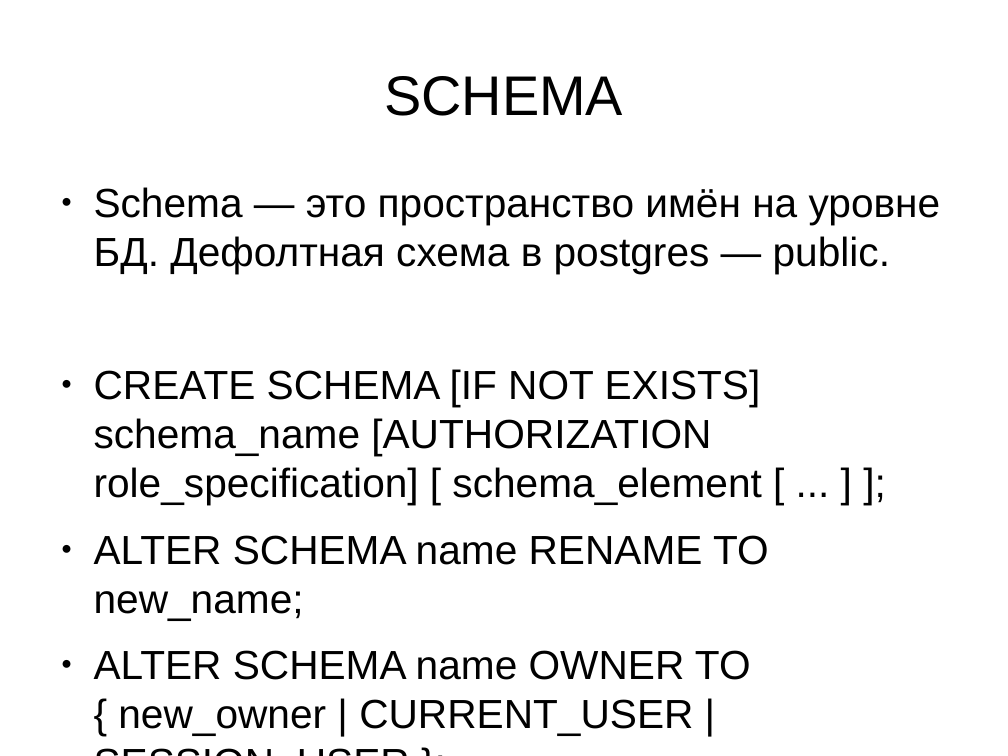
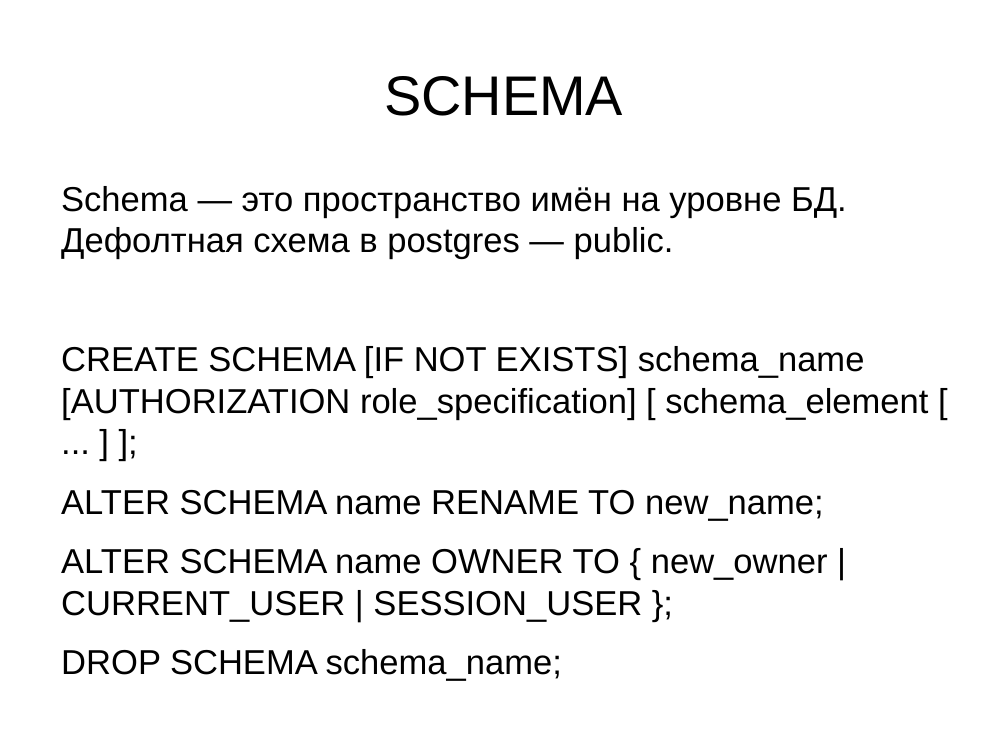
Before and after one commit to Rust1k/dbCourse, a slide deck: slide 16 of presentations/lesson2P.pptx (slide 14 before the commit). Drawn at 1008x756 pixels with LibreOffice and Linux fonts; fonts in the diff are those of the drawing. Boxes give left, top, right and bottom in pixels: in the first picture for what was removed or moved away, otherwise in the second. Text is boxed around its words. In the diff, an @@ line names an element or a change of style, - is before the commit and + after.

```diff
--- a/presentations/lesson2P.pptx
+++ b/presentations/lesson2P.pptx
@@ text "Schema — это пространство имён ..." at <box>61,186,928,622</box>: size 32 to 27.2 pt; bullet ● to none @@
```
Also in this commit, not shown: 9 other slides changed, 2 slides added, 1 other file.
